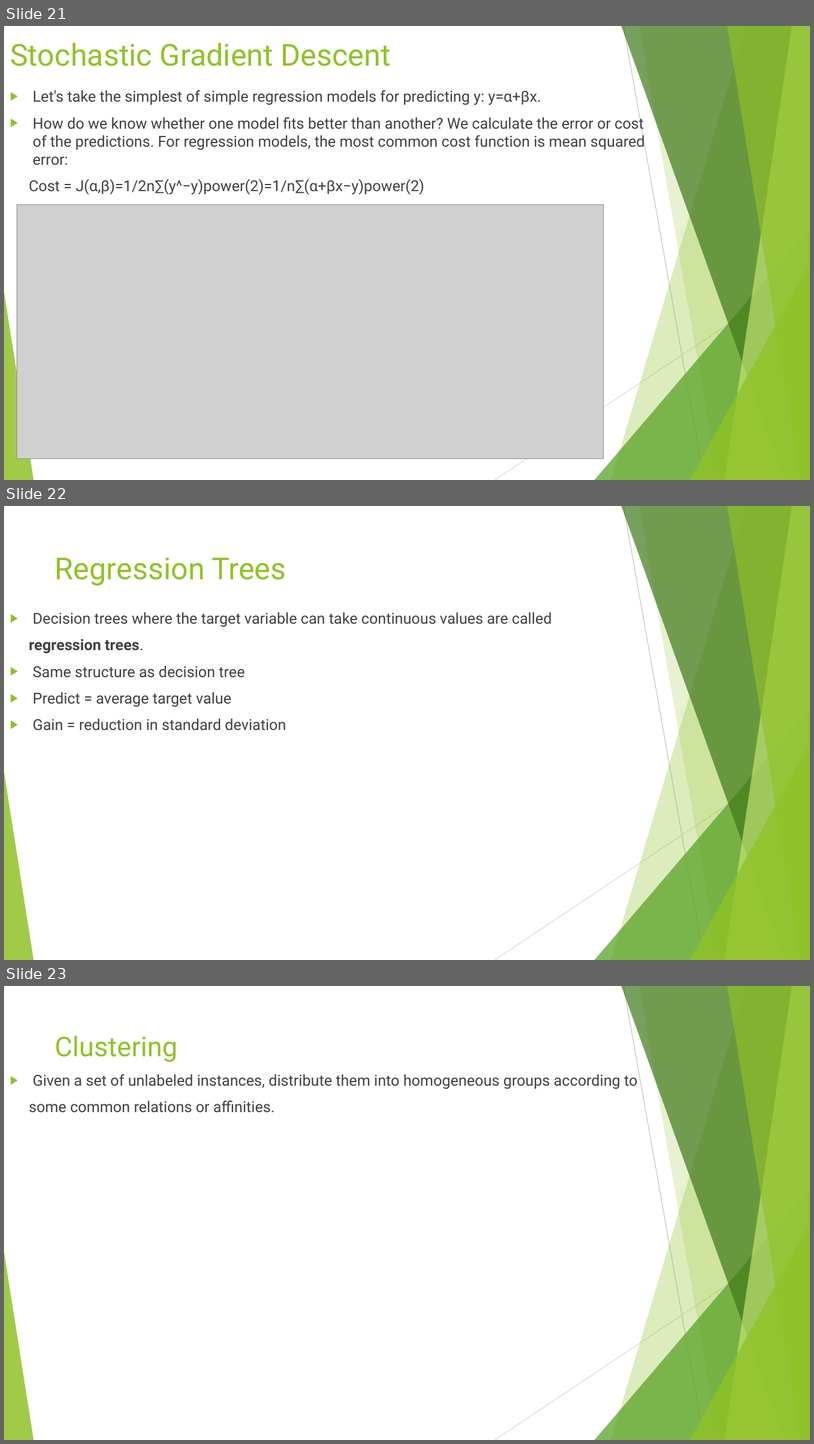
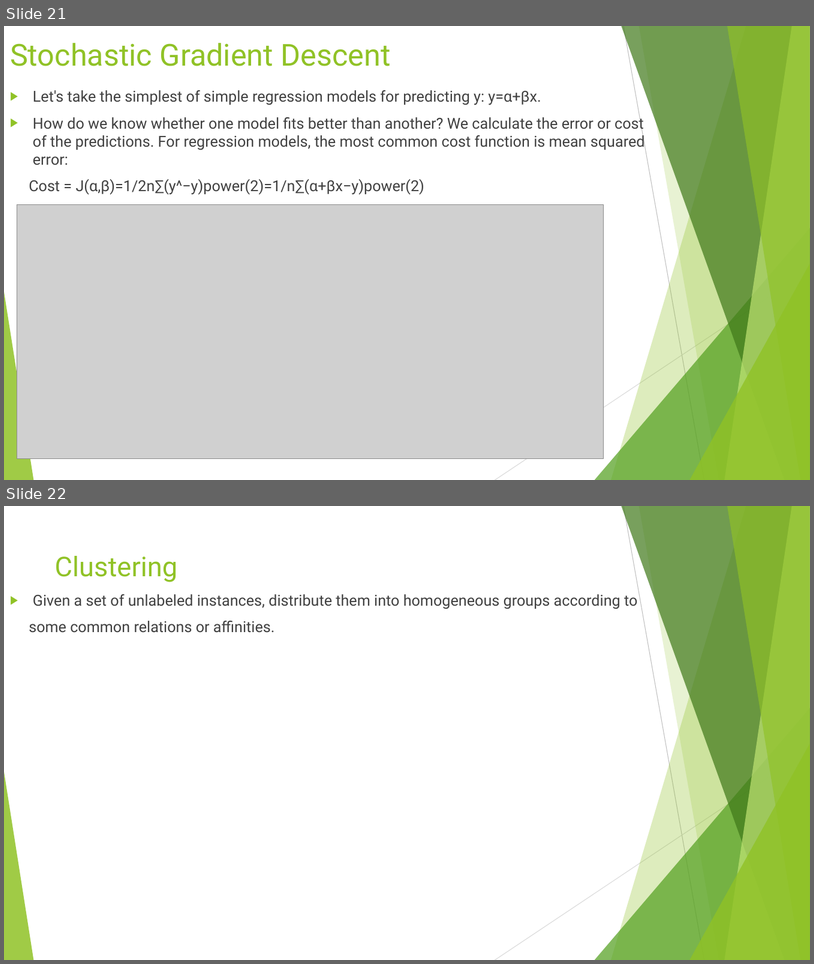
Before and after one commit to sgupta13/bigdata, a slide deck: Big Data Stream Mining.pptx. Shown one above the other, each under a label of ours: slides 21, 22 and 23 before the commit, slides 21 and 22 after it. The pictures are 814x1444 and 814x964 pixels, drawn with LibreOffice and Linux fonts; fonts in the diff are those of the drawing; grey boxes stand for pictures. Boxes give left, top, right and bottom in pixels: in the first picture for what was removed or moved away, otherwise in the second. Text is boxed around its words. In the diff, an @@ line names an element or a change of style, - is before the commit and + after.

```diff
--- a/Big Data Stream Mining.pptx
+++ b/Big Data Stream Mining.pptx
@@ slide 22 removed at (4,506,810,960), background #FFFFFF; not listed: 10 template elements that a slide beside it also shows @@
@@ title removed at (55,557,286,586) @@
-Regression Trees
@@ text removed at (29,612,552,730) @@
-▶ Decision trees where the target variable can take continuous values are called
-regression trees.
-▶ Same structure as decision tree
-▶ Predict = average target value
-▶ Gain = reduction in standard deviation
@@ what was slide 23 is now slide 22 @@
```
Also in this commit, not shown: 5 slides changed, 6 other slides removed, 3 other files.
